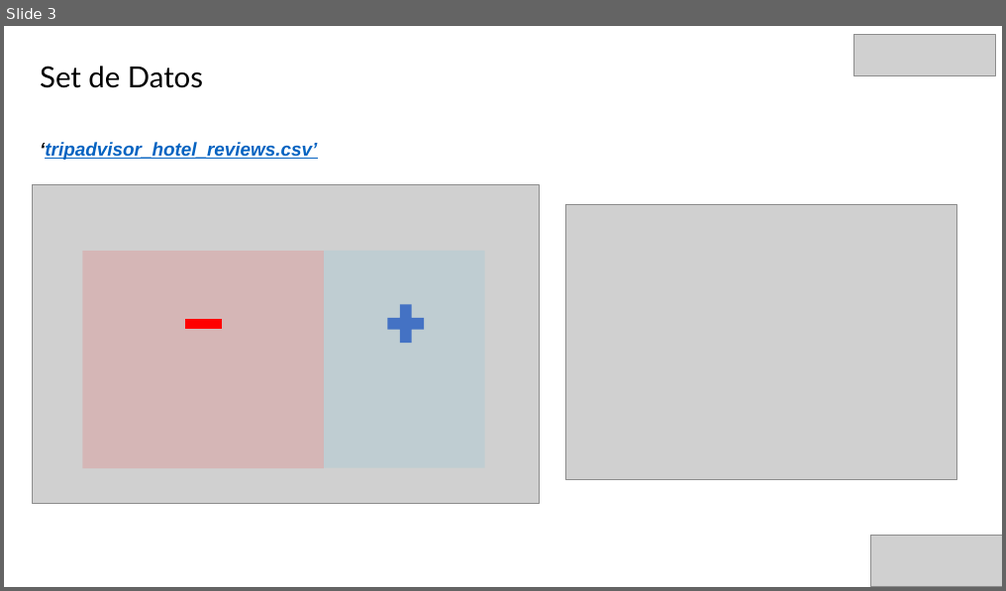
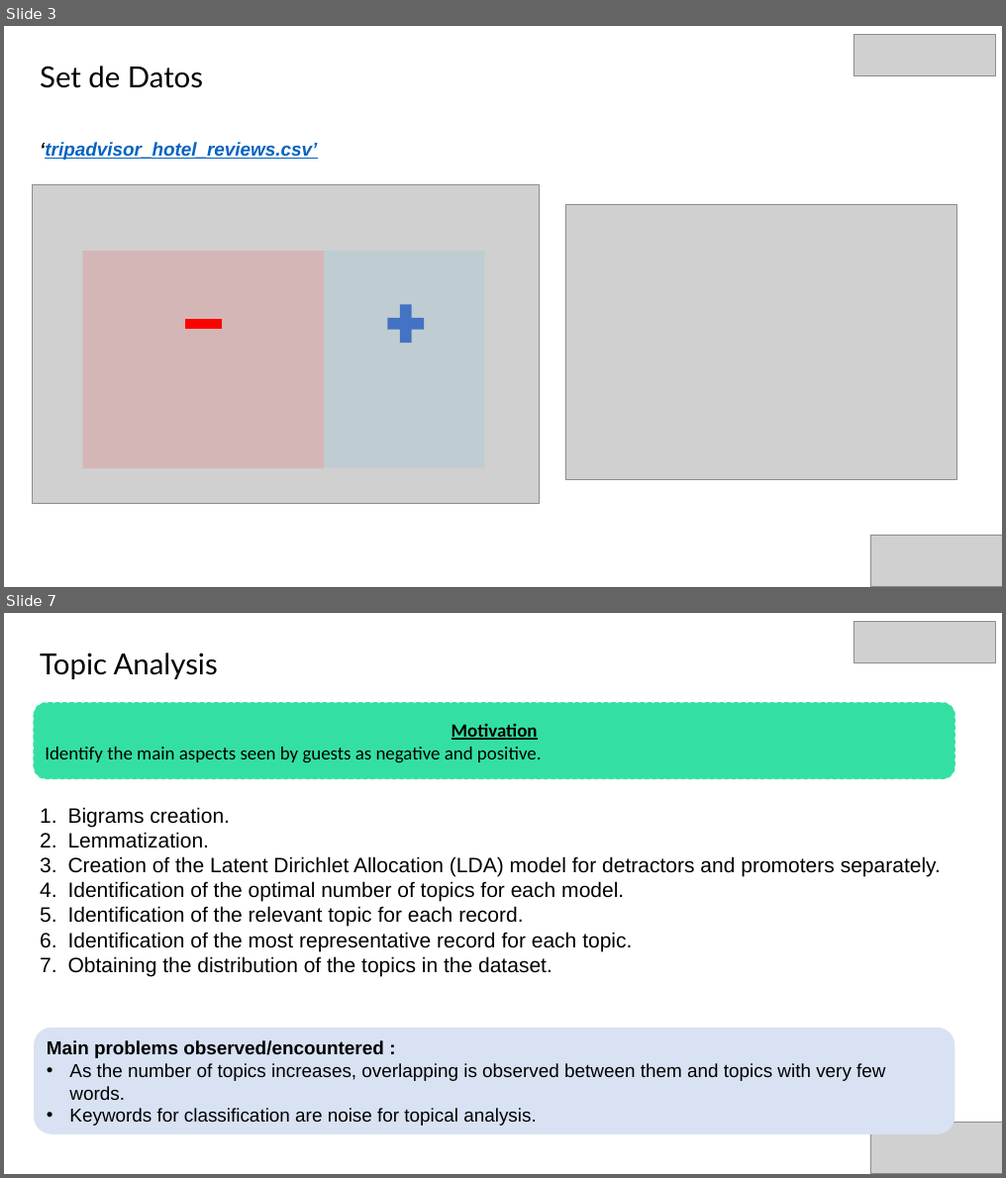
Before and after one commit to john30sg/TripAdvisorTopicModeling, a slide deck: TM_TP0G1_Zanelli_Spena_Sandoval_Biga.pptx. Shown one above the other, each under a label of ours: slide 3 before the commit, slides 3 and 7 after it; the slides between them are not shown. The pictures are 1006x591 and 1006x1178 pixels, drawn with LibreOffice and Linux fonts; fonts in the diff are those of the drawing; grey boxes stand for pictures. Boxes give left, top, right and bottom in pixels: in the first picture for what was removed or moved away, otherwise in the second. Text is boxed around its words. In the diff, an @@ line names an element or a change of style, - is before the commit and + after.

```diff
--- a/TM_TP0G1_Zanelli_Spena_Sandoval_Biga.pptx
+++ b/TM_TP0G1_Zanelli_Spena_Sandoval_Biga.pptx
@@ slide 7 added at <box>4,613,1002,1174</box>, background #FFFFFF @@
@@ picture added at <box>854,621,995,663</box> @@
@@ text added at <box>40,653,218,679</box>, 28 pt, text #000000 @@
+Topic Analysis
@@ rounded rectangle added at <box>34,703,955,779</box>, fill #34E0A1, outline #34E0A1 1 pt dashed, 18 pt, text #000000 @@
+Motivation
+Identify the main aspects seen by guests as negative and positive.
@@ text added at <box>68,807,941,976</box>, 20 pt, text #000000 @@
+1. Bigrams creation.
+2. Lemmatization.
+3. Creation of the Latent Dirichlet Allocation (LDA) model for detractors and promoters separately.
+4. Identification of the optimal number of topics for each model.
+5. Identification of the relevant topic for each record.
+6. Identification of the most representative record for each topic.
+7. Obtaining the distribution of the topics in the dataset.
@@ rounded rectangle added at <box>34,1028,955,1135</box>, fill #D8E2F3, 18 pt, text #000000 @@
+Main problems observed/encountered :
+• As the number of topics increases, overlapping is observed between them and topics with very few words.
+• Keywords for classification are noise for topical analysis.
@@ picture added at <box>871,1122,1002,1174</box> @@
```
Also in this commit, not shown: 1 slide changed, 8 other slides added, 11 slides removed, 2 other files.
